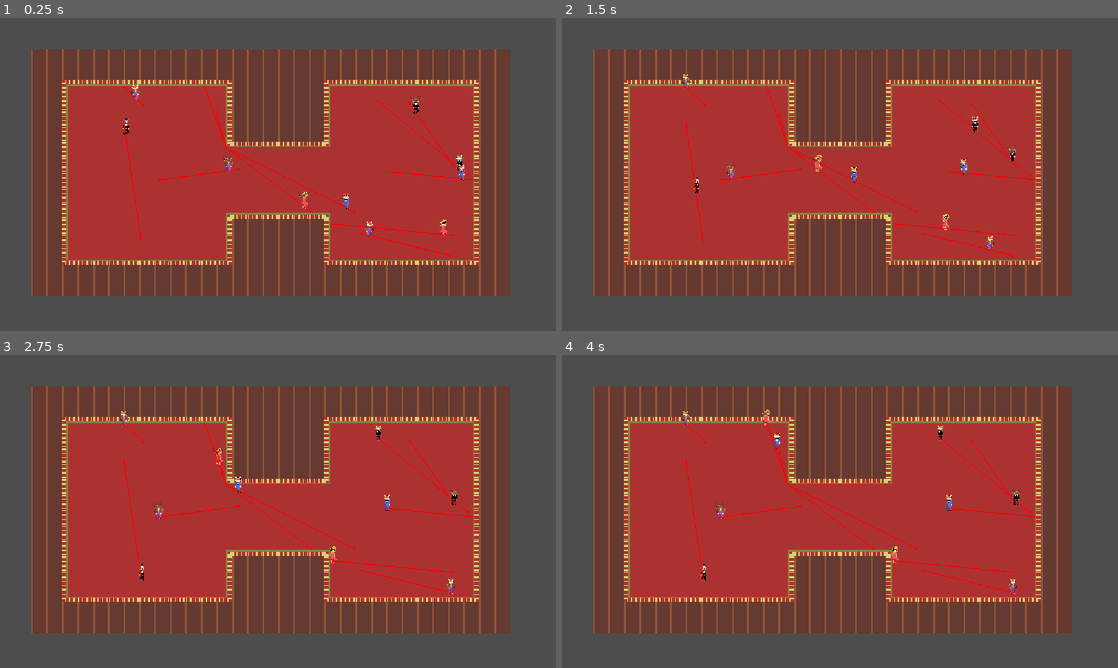
Above: before the commit, frames 1-4 (two rows, left to right).
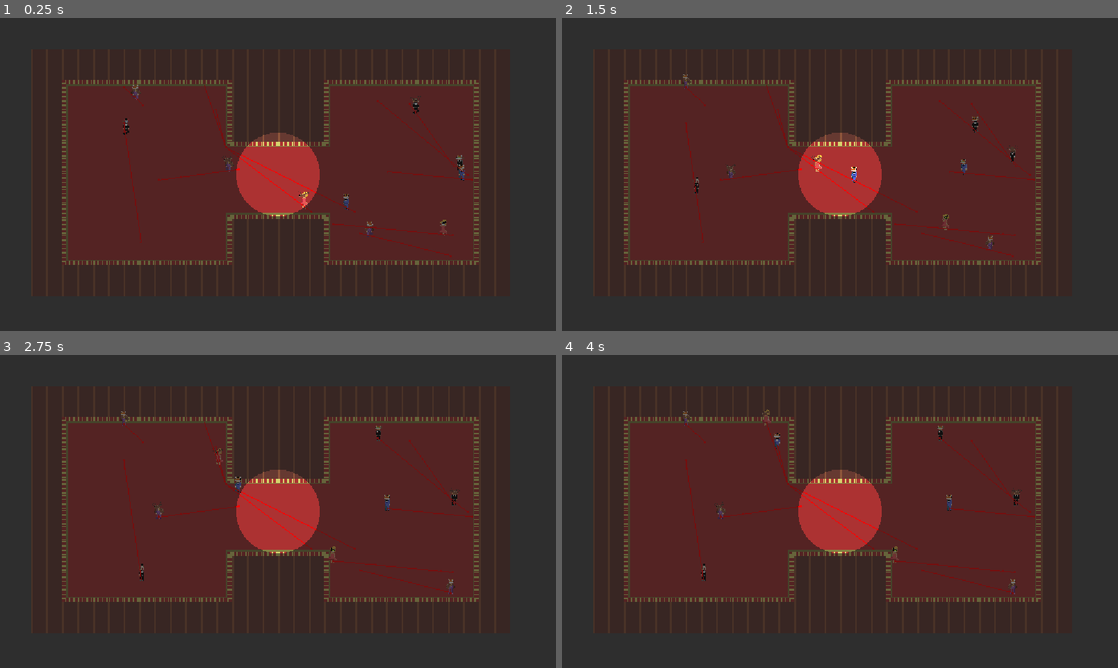
Above: after the commit, the same moments.

Repository: amelecanape/ippgamejam
Game: Godot game, scene res://scenes/round.tscn
Same seed, same stepped clock (60 frames per second), same inputs: the game is played once before the commit and once after it. This scene is started directly instead of the project's main scene.
Inputs:
- Up to frame 1 (0.25 s): no input
- Up to frame 2 (1.5 s): tap A (character_move_neg_x) at 0.6 s; tap W (character_move_neg_y) at 1.35 s
- Up to frame 3 (2.75 s): tap D (character_move_pos_x) at 2.1 s
- Up to frame 4 (4 s): tap S (character_move_pos_y) at 2.85 s; tap Q (use_mask_ability) at 3.6 s

The runs differ from the first frame. In frame 1, 97% of the frame differs, in the area x 0-100%, y 0-100%; in frame 2, 97%; in frame 3, 97%; in frame 4, 97%.
Error after the commit: Out of bounds get index '-1' (on base: 'Array[int]') (res://scripts/game.gd:51)

Commit message:
added detective decision and role logic

Diff:
--- a/scenes/player_character.tscn
+++ b/scenes/player_character.tscn
@@ -7,6 +7,7 @@
 script = ExtResource("2_6r27q")
 lock_movement = false
 player = 0
+role = 0
 
 [node name="CharacterSprite" parent="." index="0" unique_id=1673587675]
 y_sort_enabled = false
--- a/scripts/game.gd
+++ b/scripts/game.gd
@@ -47,9 +47,14 @@
 		masked_spawner.spawn({"spawn_point": _get_random_spawn(),\
 							  "skin_index":  _get_random_skin_index(),\
 							  "mask_index":  _get_random_mask_index()})
+	var random_detective : int = randi_range(0, Lobby.connected_players.size() - 1)
+	var detective_id : int = Lobby.connected_players.keys()[random_detective]
 	for id in Lobby.connected_players:
+		var role : PlayerControl.PLAYER_ROLE = PlayerControl.PLAYER_ROLE.DETECTIVE\
+						  if detective_id == id else PlayerControl.PLAYER_ROLE.SPY
 		masked_spawner.spawn({"spawn_point": _get_random_spawn(),\
 							  "skin_index":  _get_random_skin_index(),\
 							  "mask_index":  _get_random_mask_index(),\
-							  "player": id})
+							  "player": id,\
+							  "role": role})
 	start_game.rpc()
--- a/scripts/masked_character_spawner.gd
+++ b/scripts/masked_character_spawner.gd
@@ -16,6 +16,7 @@
 	if data.has("player"):
 		var player : PlayerControl = player_scene.instantiate() as PlayerControl
 		player.player = data["player"]
+		player.role = data["role"]
 		masked = player
 	else:
 		var npc : NPCControl = npc_scene.instantiate() as NPCControl
--- a/scripts/player_control.gd
+++ b/scripts/player_control.gd
@@ -3,6 +3,9 @@
 @export var lock_movement : bool = false
 
 @export var player : int
+
+enum PLAYER_ROLE {SPY, DETECTIVE}
+@export var role : PLAYER_ROLE = PLAYER_ROLE.SPY
 
 func _ready() -> void:
 	super._ready()
